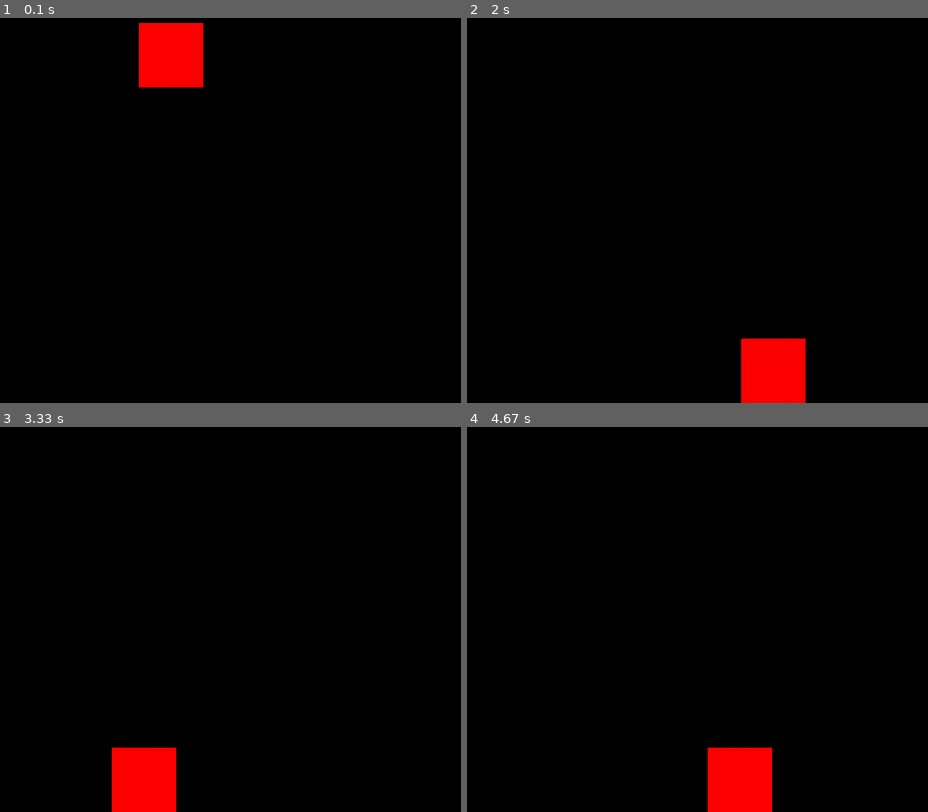
Above: before the commit, frames 1-4 (two rows, left to right).
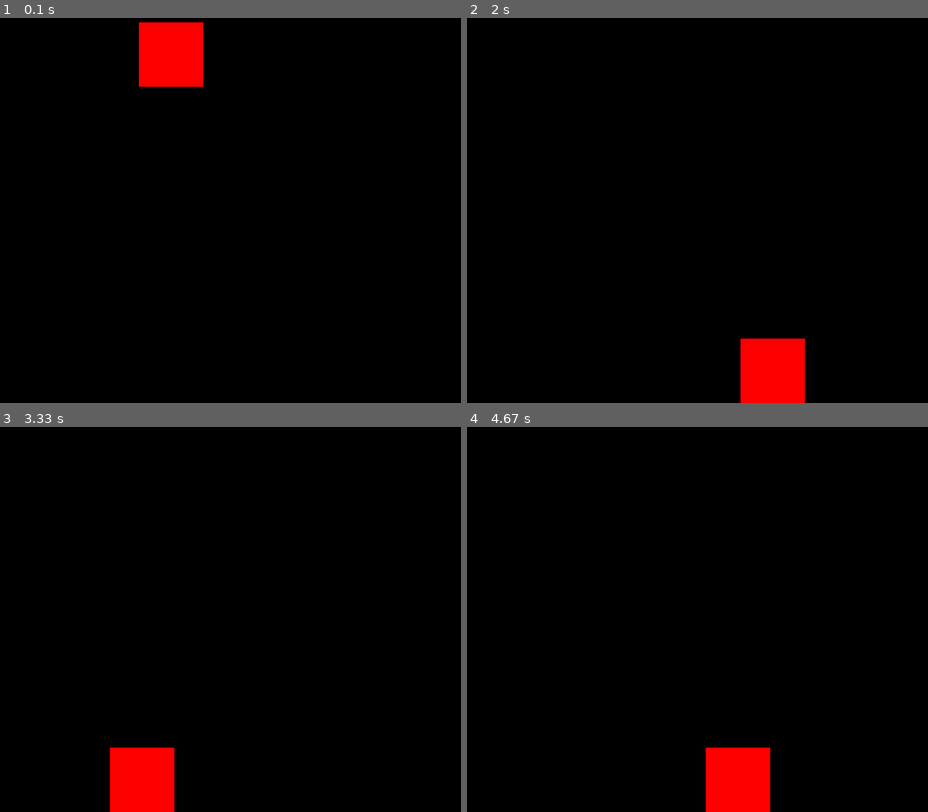
Above: after the commit, the same moments.

Repository: AuthentiCuber/pygameTimestep
Game: pygame game, started from example.py
Two runs of this game, one before a commit and one after it. Both use one fixed random seed, a clock stepped at 60 frames per second and the inputs below.
Inputs:
- Up to frame 1 (0.1 s): no input
- Up to frame 2 (2 s): hold Right 0.33-0.8 s; hold Up 0.83-1.13 s; hold Right 1.17-1.63 s; hold Left from 1.67 s (still down)
- Up to frame 3 (3.33 s): release Left at 2.2 s; hold Left 2.23-2.63 s; hold Up 2.67-3.03 s; hold Right from 3.07 s (still down)
- Up to frame 4 (4.67 s): release Right at 3.7 s; hold Left 3.73-4.2 s; hold Right from 4.23 s (still down)

The runs differ from the first frame. In frame 1, less than 0.1% of the frame differs, in the area x 30-45%, y 1-19%; in frame 2, less than 0.1%; in frame 3, 0.2%, in the area x 23-39%, y 83-100%; in frame 4, 0.2%.

Commit message:
update to pygame-ce, using FRects

Diff:
--- a/example.py
+++ b/example.py
@@ -1,8 +1,6 @@
 import pygame
 from pygame.locals import *
 import timestep
-
-pgvec2 = pygame.math.Vector2
 
 pygame.init()
 
@@ -17,7 +15,7 @@
         self.image = pygame.Surface((100, 100))
         self.image.fill("red")
         super().__init__(x, y, self.image)
-        self.gravity = pgvec2(0, 1)
+        self.gravity = pygame.math.Vector2(0, 1)
         self.friction = 0.8
         self.jumped = False
 
@@ -36,8 +34,8 @@
             self.vel.y = -15
             self.jumped = True
 
-        self.rect.x += round(self.vel.x)
-        self.rect.y += round(self.vel.y)
+        self.rect.x += self.vel.x
+        self.rect.y += self.vel.y
 
         if self.rect.bottom > SCREEN_HEIGHT:
             self.rect.bottom = SCREEN_HEIGHT
--- a/timestep.py
+++ b/timestep.py
@@ -8,7 +8,7 @@
 
     def __init__(self, x: int, y: int, image: pygame.Surface) -> None:
         self.image = image
-        self.rect = self.image.get_rect()
+        self.rect = self.image.get_frect()
         self.rect.topleft = x, y
         self.vel = pygame.math.Vector2(0, 0)
         self.pos = pygame.math.Vector2(self.rect.topleft)
@@ -21,7 +21,7 @@
     def draw(self, surface: pygame.Surface, alpha: float) -> None:
         """Draw the Character to the screen."""
         self.pos = self.prev_pos.lerp(self.__get_rect_pos(), alpha)
-        surface.blit(self.image, (round(self.pos.x), round(self.pos.y)))
+        surface.blit(self.image, self.pos)
 
     def __get_rect_pos(self) -> pygame.math.Vector2:
         """Return the position of the Charater's rect as a Vec2."""
Not shown, changed: README.md
